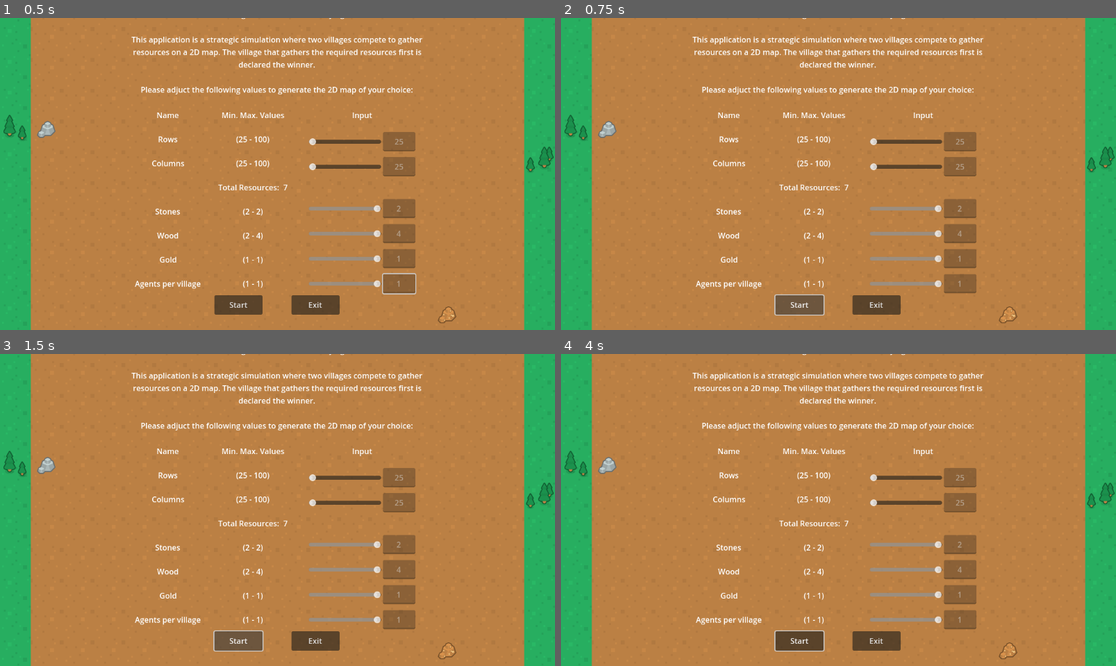
Above: before the commit, frames 1-4 (two rows, left to right).
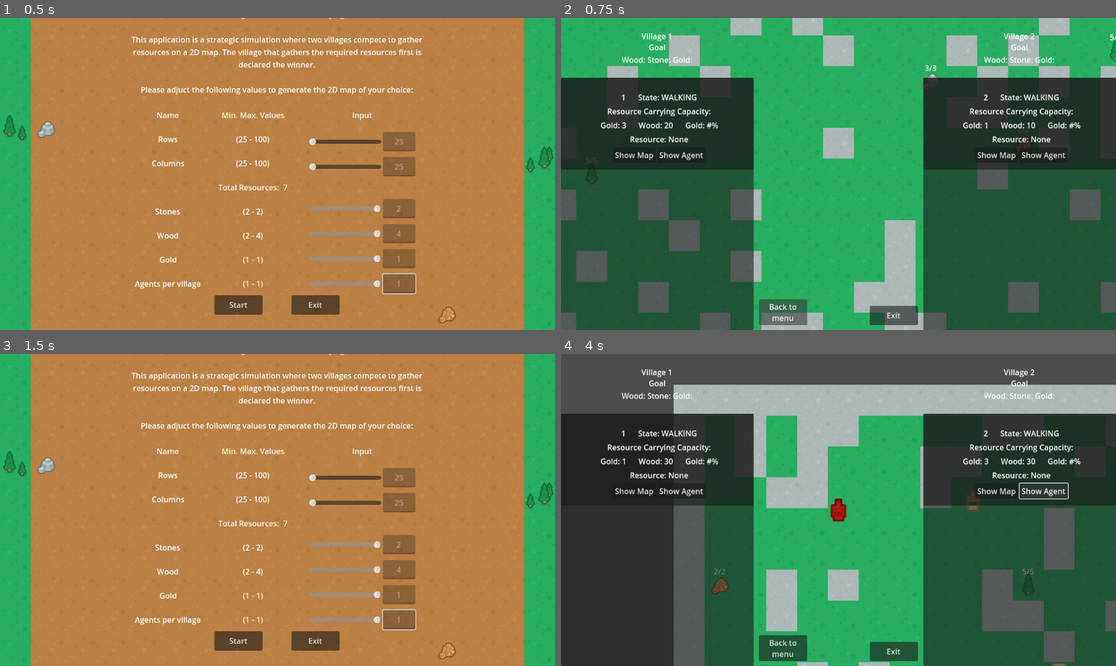
Above: after the commit, the same moments.

Repository: ApostolisSiampanis/intelligent-agents
Game: Godot game, scene res://scenes/input_screen.tscn
Two runs of this game, one before a commit and one after it. Both use one fixed random seed, a clock stepped at 60 frames per second and the inputs below.
Inputs (mouse positions are in pixels of both pictures, inside the frame that each line leads up to):
- Up to frame 1 (0.5 s): no input
- Up to frame 2 (0.75 s): click "Start" at 0.5 s
- Up to frame 3 (1.5 s): click (238, 641) at 1.25 s, where only the run before the commit has a clickable "Start"
- Up to frame 4 (4 s): click "Start" at 2 s; click (993, 491) at 2.75 s, where only the run after the commit has a clickable "Show Map"; click (1043, 491) at 3.5 s, where only the run after the commit has a clickable "Show Agent"

Frame 1 is identical in both runs. In frame 2, 98% of the frame differs, in the area x 0-100%, y 0-100%; in frame 3, 0.2%; in frame 4, 100%.
Error before the commit: Parse Error: Could not resolve class "MapGenerator", because of a parser error. (res://scripts/start_map_generation.gd:21)
Error after the commit: Attempt to call function 'get_village' in base 'null instance' on a null instance. (res://scripts/agent.gd:111)

Commit message:
Fix bugs

Diff:
--- a/scripts/agent.gd
+++ b/scripts/agent.gd
@@ -19,7 +19,6 @@
 		"""
 			Method to decode chromosome and initialize its state
 		"""
-
 		energy_loss_value = 1 if bits[1] == "0" else 2
 		energy_gain_value = 5 if bits[2] == "0" else 10
 		speed = 300 if bits[3] == "0" else 350
@@ -60,9 +59,7 @@
 var available_for_knowledge_exchange := true
 
 var chromosome: Chromosome
-@export var bits: String
 var village: Village
-
 var knowledge_ver := 1
 var agent_knowledge_vers := {}
 var has_new_knowledge := true
@@ -111,11 +108,7 @@
 var spawn_tile_type: Common.TileType
 
 func _on_ready():
-
-	# TODO: Remove
-	chromosome = Chromosome.new(bits)
 	village = game_manager.get_village(self)
-	village.set_target_resource_quantity({'wood': 10, 'stone': 30, 'gold': 5})
 
 	var current_tile_pos = tile_map.local_to_map(position)
 	spawn_tile_type = Common.get_tile_type(get_tile_type_str(current_tile_pos))
--- a/scripts/info_card.gd
+++ b/scripts/info_card.gd
@@ -36,9 +36,9 @@
 			agent.State.IDLE: state_string = "IDLE"
 		label_state.text = "State: " + state_string
 
-		label_agent_id.text = "Agent ID: " + str(agent.id)
+		label_agent_id.text = "Agent ID: %" % str(agent.id)
 
-		label_energy.text = "Energy: " + str(agent.energy) + "%"
+		label_energy.text = "Energy: %s%" % str(agent.energy)
 
 		if agent.current_carrying_resource:
 			label_resource.text = "Carrying: " + str(agent.current_carrying_resource.type) + " (" + str(agent.current_carrying_resource.quantity) + ")"
@@ -58,34 +58,13 @@
 			#label_chromosome_speed.text = "Speed: 150"
 
 		# Wood capacity
-		var wood_capacity_bits = chromosome.substr(4, 2)
-		match wood_capacity_bits:
-			"00":
-				label_wood_capacity.text = "Wood: 10"
-			"01":
-				label_wood_capacity.text = "Wood: 20"
-			"10":
-				label_wood_capacity.text = "Wood: 30"
-			"11":
-				label_wood_capacity.text = "Wood: 40"
+		label_wood_capacity.text = "Wood: %s" % str(chromosome.wood_carry_capacity)
 
 		# Stone capacity
-		var stone_capacity_bits = chromosome.substr(6, 2)
-		match stone_capacity_bits:
-			"00":
-				label_stone_capacity.text = "Stone: 5"
-			"01":
-				label_stone_capacity.text = "Stone: 10"
-			"10":
-				label_stone_capacity.text = "Stone: 15"
-			"11":
-				label_stone_capacity.text = "Stone: 20"
+		label_stone_capacity.text = "Stone: %s" % str(chromosome.stone_carry_capacity)
 
 		# Gold capacity
-		if chromosome[8] == "0":
-			label_gold_capacity.text = "Gold: 1"
-		else:
-			label_gold_capacity.text = "Gold: 3"
+		label_stone_capacity.text = "Gold: %s" % str(chromosome.gold_carry_capacity)
 
 func _on_ButtonHighlightMap_pressed():
 	if map_highlight_mode == "all":
--- a/scripts/map_generator.gd
+++ b/scripts/map_generator.gd
@@ -13,7 +13,6 @@
 const INFO_CARD = preload("res://scenes/info_card.tscn")
 const AGENT = preload("res://scenes/agent.tscn")
 const RESOURCE_COLLIDER = preload("res://scenes/resource_collider.tscn")
-const INFO_CARD = preload("res://scenes/info_card.tscn")
 
 var agents_array := [] # stores all created agent instances
 
